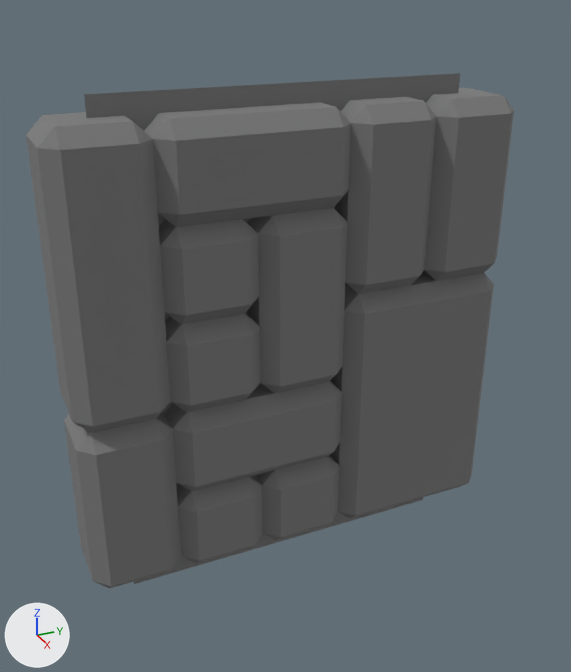
A saved change to the glTF model objects/walls1.glb.
Camera for both pictures: a camera (50 mm lens) standing at (1.868, -1.171, 0.733) and looking at (0.384, -0.503, -0.009). The lights are fixed; the arrows at lower left show +X, +Y and +Z. Where no turn or scale is listed for an object, it has been applied to the vertices. Vertices at the same position are counted once.

Objects in the first picture: 'wallblockers.004', 'walls1'.
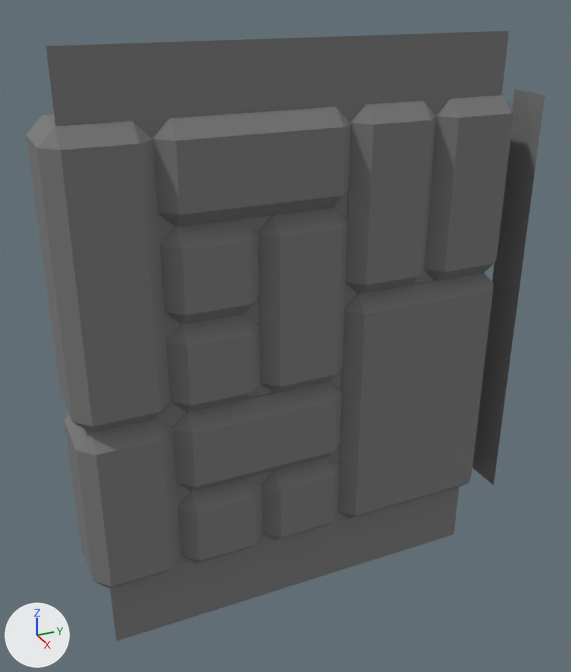
Where the change shows, as pixel boxes (x1, y1, x2, y2) in the pictures (571 x 672 px):
'walls1', reshaped (6% wider): before (26, 88, 514, 588); after (26, 89, 545, 588)
'wallblockers.004', reshaped (23% wider, 19% taller): before (84, 73, 460, 584); after (46, 31, 509, 641)
part 1 of me_cube_006, added (black): after (472, 89, 545, 485)

Diff of the bpy script that builds the scene:
```diff
--- a/objects/walls1.glb.py
+++ b/objects/walls1.glb.py
@@ me_cube_006 @@
 me_cube_006.from_pydata(...)  # 258 vertices, 528 faces; spans x 0.3..0.5, y -1.0..0.0, z -0.5..0.5
 # used by ob_walls1; location = (0.0, 0.0, 0.0)
 # verts and faces of me_cube_006; kept vertices keep their numbers, new ones are numbered from 258
+# me_cube_006 part 1
+verts[258] = (0.4, 0.05, -0.5)
+verts[259] = (0.5, 0.05, 0.5)  # pixel (544, 94)
+verts[260] = (0.4, 0.05, 0.5)  # pixel (514, 89)
+verts[261] = (0.5, 0.05, -0.5)  # pixel (493, 485)
+faces += [(258, 259, 260), (258, 261, 259)]
 me_cube_006.materials.append(mat_material_003)
@@ me_cube_017 @@
 me_cube_017.from_pydata(...)  # 4 vertices, 2 faces; spans x 0.4, y -0.9..-0.1, z -0.568..0.541
 # used by ob_wallblockers_004; location = (0.0, 0.0, 0.0)
-me_cube_017.vertices[0].co = (0.4, -0.9, -0.568)  # pixel (133, 584)
-me_cube_017.vertices[1].co = (0.4, -0.1, 0.541)  # pixel (460, 73)
-me_cube_017.vertices[2].co = (0.4, -0.1, -0.568)  # pixel (423, 499)
-me_cube_017.vertices[3].co = (0.4, -0.9, 0.541)  # pixel (84, 94)
+# me_cube_017 part 2
+me_cube_017.vertices[0].co = (0.464, -0.965, -0.659)  # pixel (116, 641)
+me_cube_017.vertices[1].co = (0.464, -0.035, 0.628)  # pixel (508, 30)
+me_cube_017.vertices[2].co = (0.464, -0.035, -0.659)  # pixel (453, 534)
+me_cube_017.vertices[3].co = (0.464, -0.965, 0.628)  # pixel (45, 45)
 me_cube_017.materials.append(mat_material_003)
```
